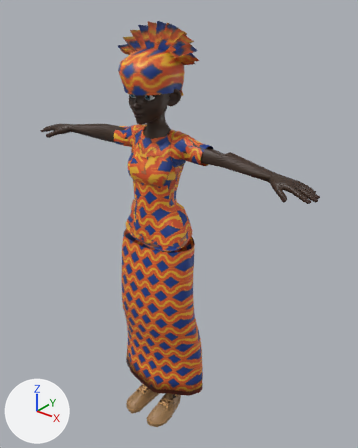
The FBX model client/Assets/Art/characters/cast/looks/player_f_lagos_ankara/player_f_lagos_ankara_Hero.fbx as it was, and as the next commit left it.
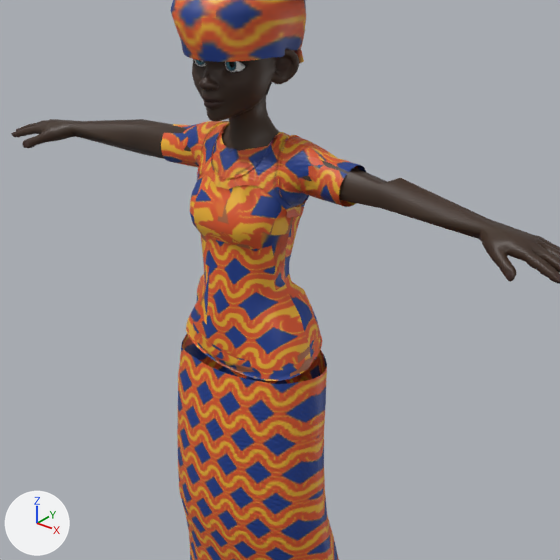
There are two pictures of each version: one whole from a 50 mm lens placed at (1.261, -1.452, 1.923), pointed at (0.046, 0.067, 0.981), one close up on the part from 10% to 86% of the width and 15% to 76% of the height. The lights are fixed; the arrows at lower left show +X, +Y and +Z. The older version's two pictures come first.

The older version as bpy lines, for what is in view:
```python
me_player_f_lagos_ankara_hero = bpy.data.meshes.new('player_f_lagos_ankara_Hero')
me_player_f_lagos_ankara_hero.from_pydata(...)  # 6354 vertices, 10807 faces; spans x -0.7..0.7, y -0.19..0.15, z 0.0..1.8
me_player_f_lagos_ankara_hero.materials.append(mat_player_f_lagos_ankara_mat)
ob_player_f_lagos_ankara_hero = bpy.data.objects.new('player_f_lagos_ankara_Hero', me_player_f_lagos_ankara_hero)
ob_player_f_lagos_ankara_hero.location = (0.0, 0.0, 0.0)
```
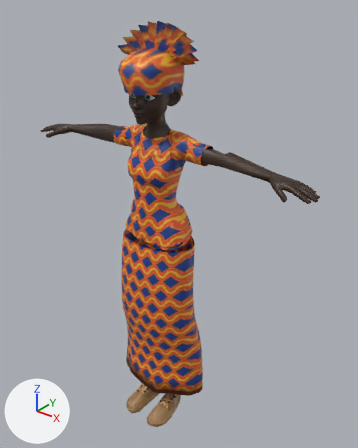
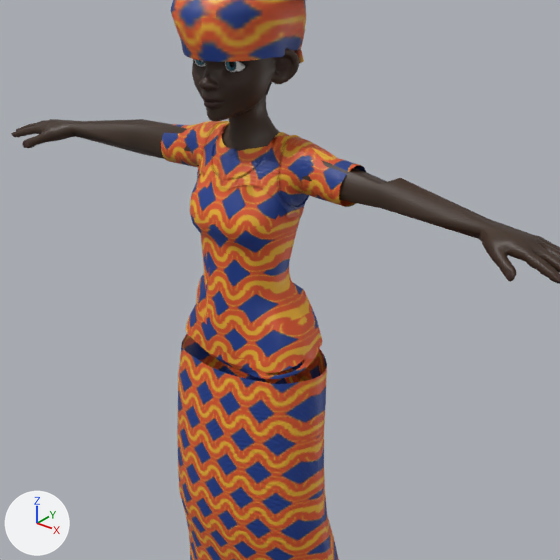
Changed parts and their boxes [x1, y1, x2, y2] in the close-ups (560 x 560 px; the box of a moved part takes in the faces that stretch with it):
part 1 of me_player_f_lagos_ankara_hero, moved or reshaped
    before: [189, 153, 322, 420]
    after: [192, 153, 322, 420]
part 2 of me_player_f_lagos_ankara_hero, surface changed
    both: [161, 121, 363, 376]

Edits to the bpy script that builds the scene:
```text
Change me_player_f_lagos_ankara_hero:
    used by ob_player_f_lagos_ankara_hero; location = (0.0, 0.0, 0.0)
    remove me_player_f_lagos_ankara_hero.from_pydata(...)  # 6354 vertices, 10807 faces; spans x -0.7..0.7, y -0.19..0.15, z 0.0..1.8
    add me_player_f_lagos_ankara_hero.from_pydata(...)  # 6359 vertices, 10807 faces; spans x -0.7..0.7, y -0.19..0.15, z 0.0..1.8
    me_player_f_lagos_ankara_hero part 1
    25 vertices are removed from x -0.16..0.16, y -0.11..0.07, z 0.94..1.36
    176 faces are deleted
    14 vertices move within x -0.13..0.13, y -0.11..0.06, z 0.95..1.32
    30 vertices are added at x -0.17..0.17, y -0.11..0.07, z 0.95..1.36
    176 new faces join them
    me_player_f_lagos_ankara_hero part 2: 1026 kept faces spanning x -0.23..0.23, y -0.12..0.08, z 0.95..1.67 get new texture (UV) coordinates
    other edits to the shape of me_player_f_lagos_ankara_hero do not show in these pictures
```
